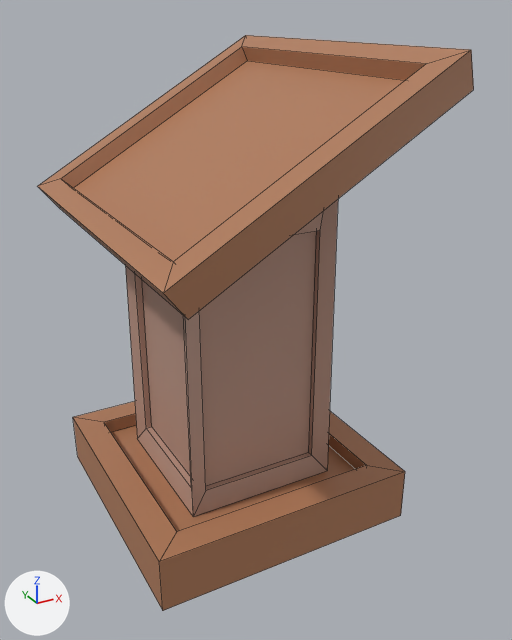
One commit to the FBX model Assets/Models/fbx/lectern.fbx: the scene before it, then after it.
Camera for both pictures: a 50 mm camera at (-2.02, -4.1, 3.25) aimed at (0.14, -0.18, 1.29). The axes (+X, +Y, +Z) are drawn at lower left. The lights are the same throughout. The picture after the commit comes second. Mesh edges are drawn as thin lines. Where no turn or scale is listed for an object, it has been applied to the vertices.
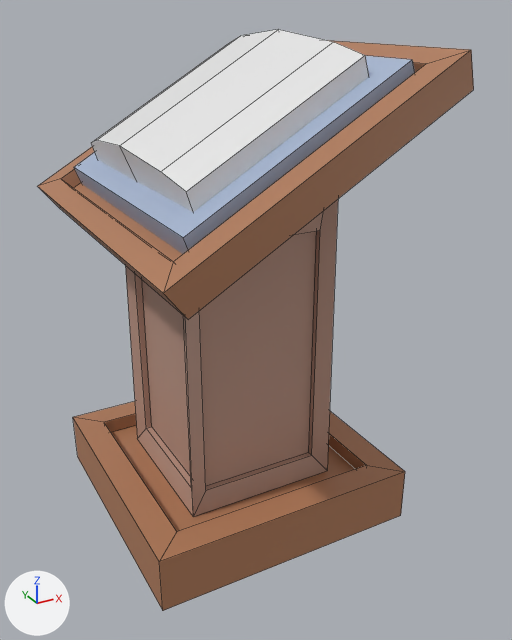
Location of each change, (x1, y1, x2, y2) in pixels of the pictures (512 x 640 px):
```json
{"object": "Cube.004", "change": "added", "after": [74, 29, 415, 254], "faces in mat_material_001 (white #e7e7e7)": [91, 29, 369, 212], "faces in mat_material (blue #a8b7d2)": [74, 56, 415, 254]}
```

Scene script edits in JSON lines:
```json
{"op": "add", "block": "mat_material_001", "code": ["mat_material_001 = principled_material('Material.001')", "mat_material_001.base_color = (0.8, 0.8, 0.8)  # white #e7e7e7"]}
{"op": "add", "block": "mat_material", "code": ["mat_material = principled_material('Material')", "mat_material.base_color = (0.389, 0.474, 0.645)  # blue #a8b7d2"]}
{"op": "add", "block": "me_cube_005", "code": ["me_cube_005 = bpy.data.meshes.new('Cube.005')", "me_cube_005.from_pydata(...)  # 24 vertices, 18 faces; spans x -0.71..0.71, y -0.98..0.98, z -0.44..0.63", "# faces by material slot: [8, 10]", "me_cube_005.materials.append(mat_material)  # blue #a8b7d2", "me_cube_005.materials.append(mat_material_001)  # white #e7e7e7"]}
{"op": "add", "block": "ob_cube_004", "code": ["ob_cube_004 = bpy.data.objects.new('Cube.004', me_cube_005)", "ob_cube_004.location = (0.0, 0.0, 2.501)"]}
```
